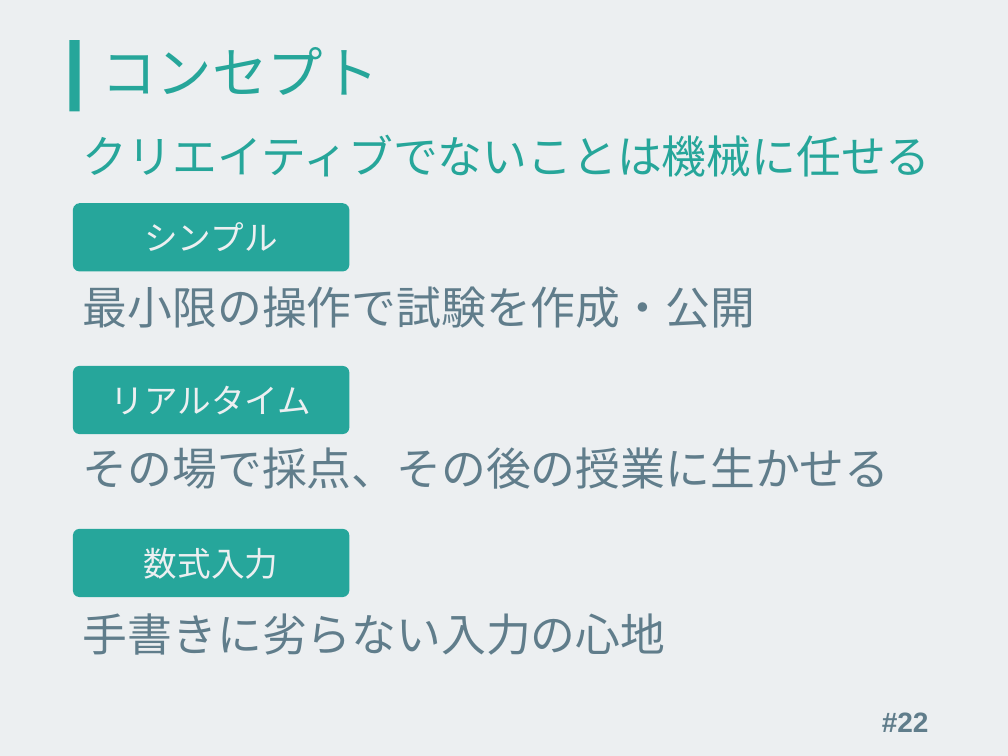
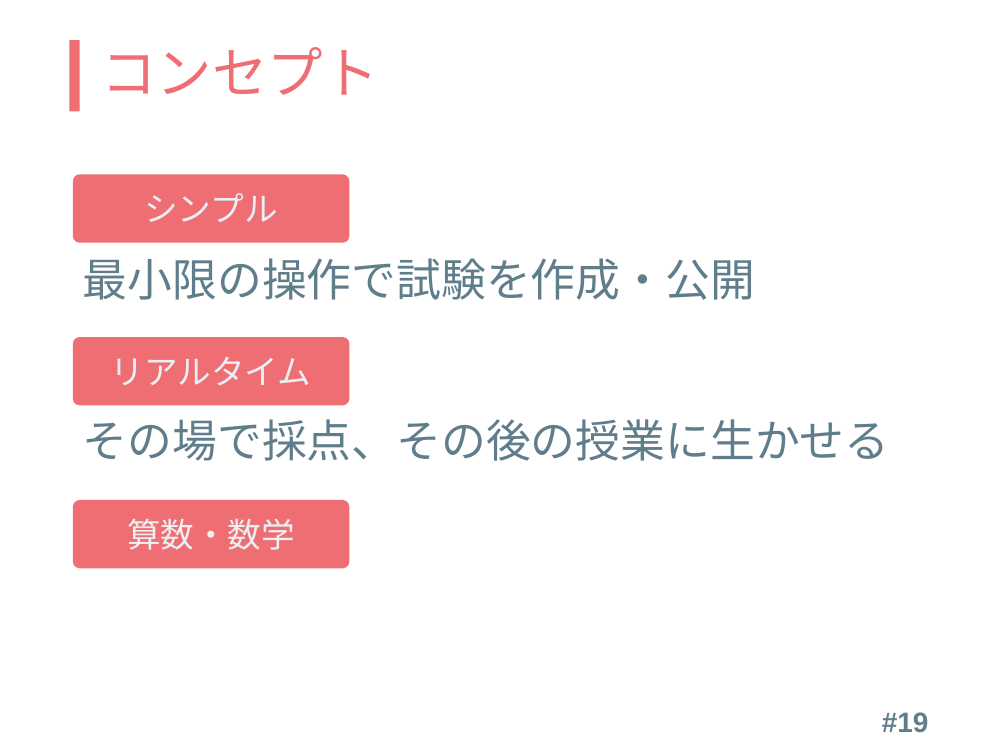
Before and after one commit to kinc-shinshu/smat-presentation, a slide deck: slide 19 of slide.pptx (slide 22 before the commit). Drawn at 1008x756 pixels with LibreOffice and Linux fonts; fonts in the diff are those of the drawing. Boxes give left, top, right and bottom in pixels: in the first picture for what was removed or moved away, otherwise in the second. Text is boxed around its words. In the diff, an @@ line names an element or a change of style, - is before the commit and + after.

```diff
--- a/slide.pptx
+++ b/slide.pptx
@@ background #ECEFF1 to #FFFFFF @@
@@ rectangle at <box>70,40,80,112</box>: fill #26A69A to #EE6E73 @@
@@ title "コンセプト" at <box>102,47,379,95</box>: text colour #26A69A to #EE6E73 @@
@@ text removed at <box>83,134,931,177</box> @@
-クリエイティブでないことは機械に任せる
@@ 3 rounded rectangles, 2 texts: place and size @@
-3 rounded rectangles, 2 texts at <box>73,204,890,598</box>
+3 rounded rectangles, 2 texts at <box>73,174,890,569</box>
@@ fill #26A69B to #EE6E73 in 3 elements at <box>73,174,349,243</box>, <box>73,337,349,405</box>, <box>73,500,349,569</box> @@
@@ text in rounded rectangle at <box>127,519,295,550</box>: text changed @@
-数式入力
+算数・数学
@@ text removed at <box>83,613,666,655</box> @@
-手書きに劣らない入力の心地
@@ page number at <box>882,712,929,732</box>: text changed @@
-#22
+#19
```
Also in this commit, not shown: 10 other slides changed, 16 slides added, 15 slides removed, 1 other file.
